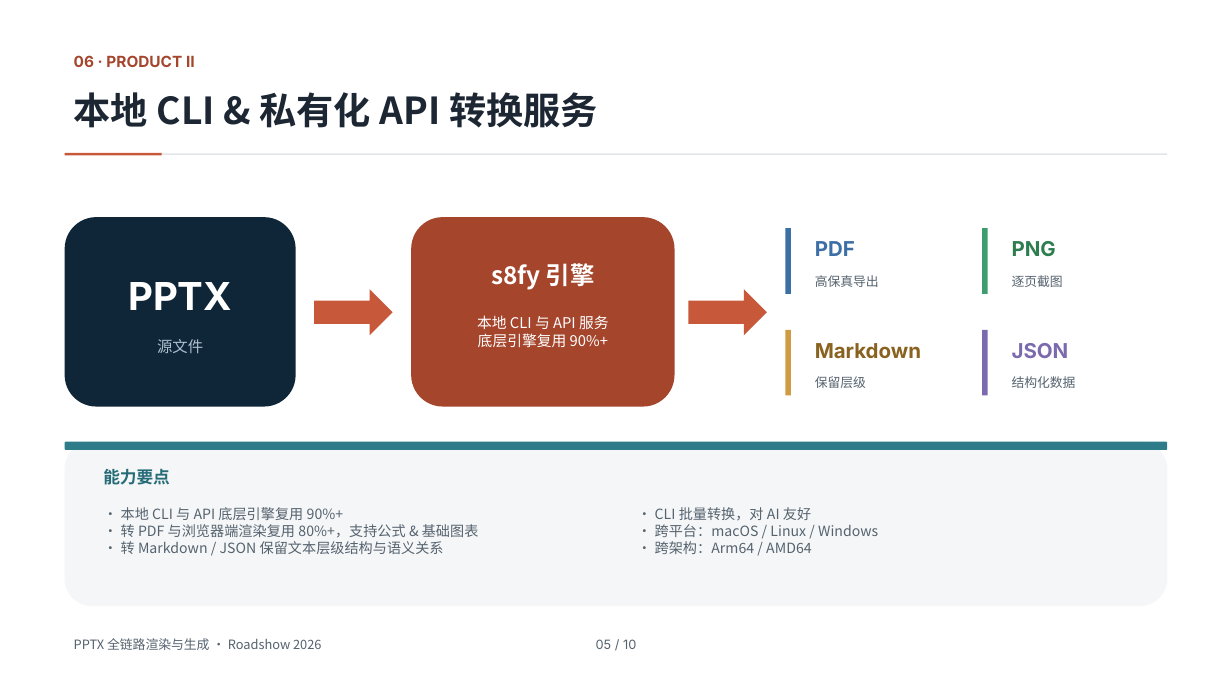
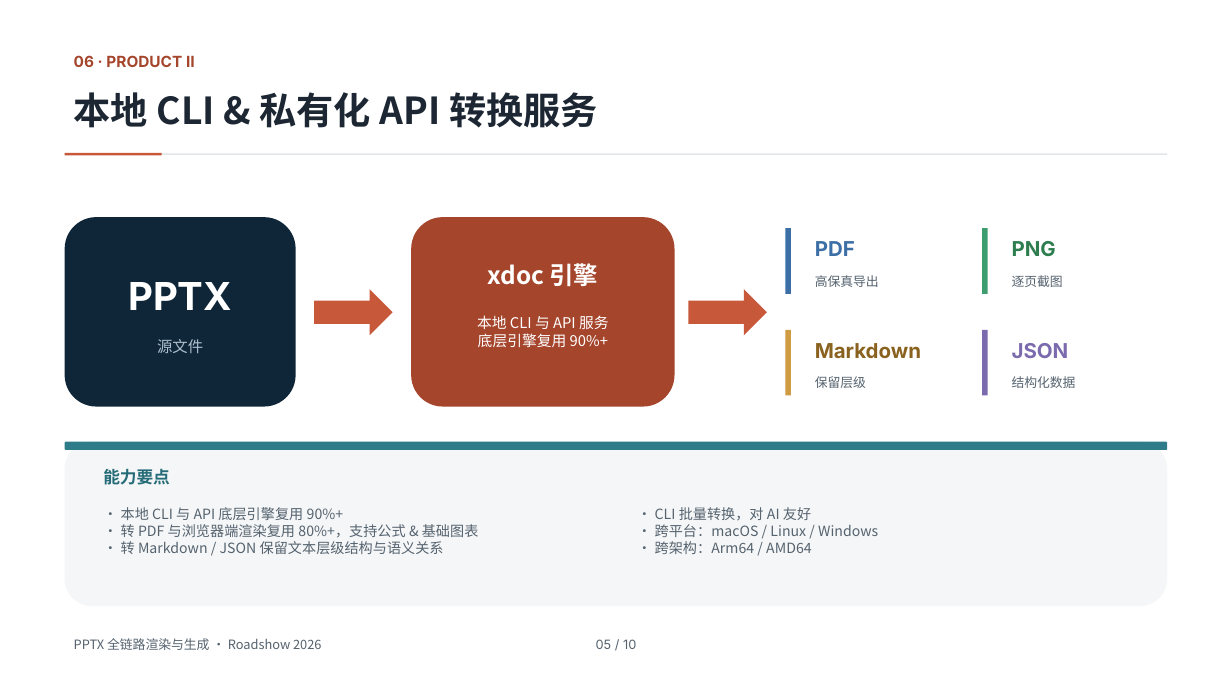
Before and after one commit to hustcer/pptx-nova, a slide deck: slide 5 of assets/examples/consulting-dark/deck.pptx. Drawn at 1232x693 pixels with LibreOffice and Linux fonts; fonts in the diff are those of the drawing. Boxes give left, top, right and bottom in pixels: in the first picture for what was removed or moved away, otherwise in the second. Text is boxed around its words. In the diff, an @@ line names an element or a change of style, - is before the commit and + after.

```diff
--- a/assets/examples/consulting-dark/deck.pptx
+++ b/assets/examples/consulting-dark/deck.pptx
@@ text at <box>487,263,599,286</box>: text changed @@
-s8fy 引擎
+xdoc 引擎
```
Also in this commit, not shown: 20 other files.
